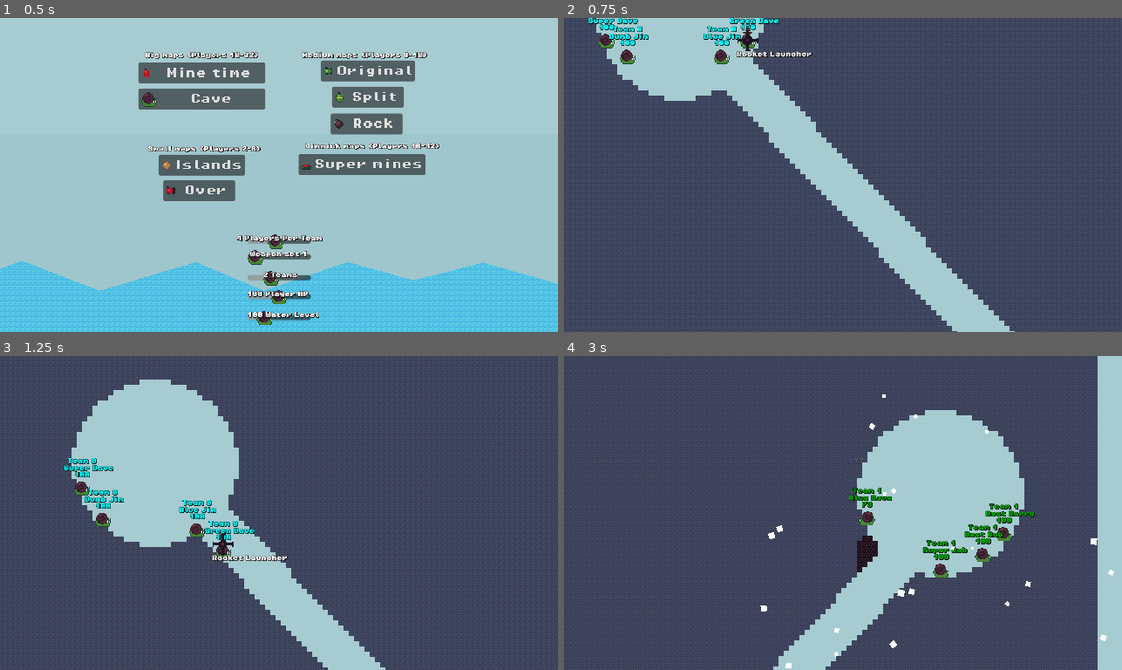
Above: before the commit, frames 1-4 (two rows, left to right).
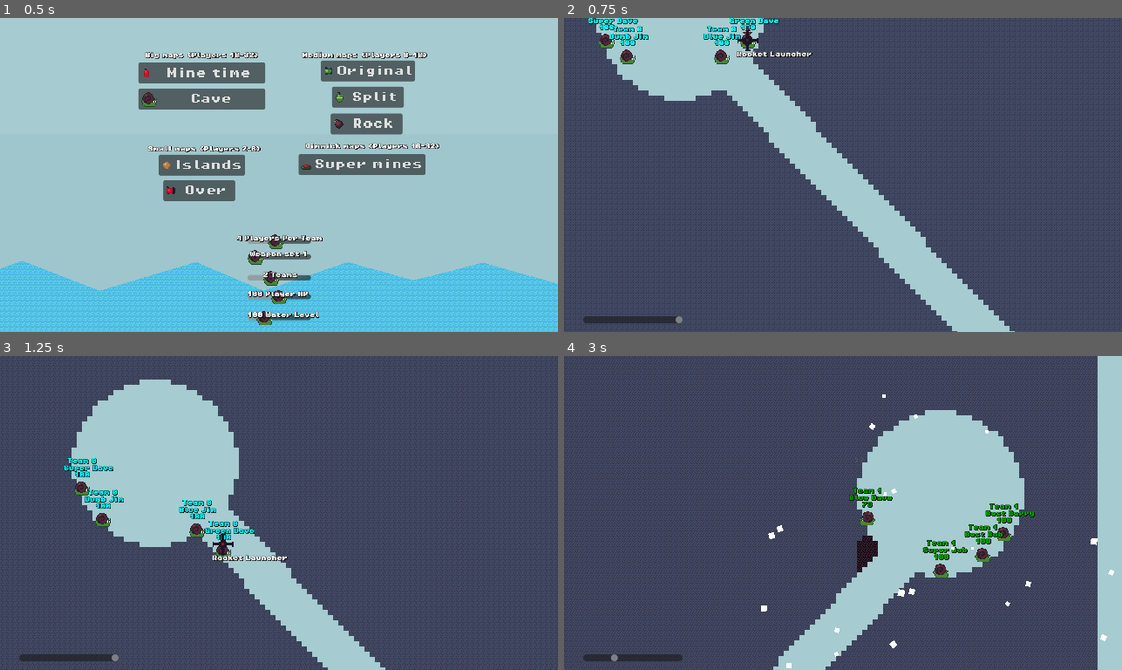
Above: after the commit, the same moments.

Repository: codingbanana21/Snail-Wars
Game: Godot game, scene res://scenes/menu.tscn
Same seed, same stepped clock (60 frames per second), same inputs: the game is played once before the commit and once after it.
Inputs (mouse positions are in pixels of both pictures, inside the frame that each line leads up to):
- Up to frame 1 (0.5 s): no input
- Up to frame 2 (0.75 s): click "Mine time" at 0.5 s
- Up to frame 3 (1.25 s): no input
- Up to frame 4 (3 s): tap Enter (skip) at 1.25 s; move the mouse to (870, 513) at 1.27 s; press the mouse at (870, 513) at 1.28 s; hold D (right) 1.28-2.78 s; tap W (jump) at 1.52, 2.27 s; move the mouse to (815, 513) at 2.02 s; release the mouse at (815, 513) at 2.03 s; tap Mouse wheel down (last_weapon) at 2.1 s; move the mouse to (854, 506) at 2.77 s; hold A (left) from 2.78 s (still down); tap Mouse wheel up (next_weapon) at 2.85 s

Frame 1 is identical in both runs. In frame 2, 0.4% of the frame differs, in the area x 3-22%, y 95-98%; in frame 3, 0.4%; in frame 4, 0.6%, in the area x 3-99%, y 19-100%.

Commit message:
Added wind

Diff:
--- a/maps/game.tscn
+++ b/maps/game.tscn
@@ -124,3 +124,14 @@
 offset_right = 1190.0
 offset_bottom = 686.0
 color = Color(0.6509804, 0.79607844, 0.81960785, 1)
+
+[node name="UI" type="CanvasLayer" parent="." unique_id=1118251134]
+
+[node name="Wind" type="HScrollBar" parent="UI" unique_id=1551639448]
+unique_name_in_owner = true
+offset_left = 22.0
+offset_top = 342.0
+offset_right = 136.0
+offset_bottom = 350.0
+min_value = -5.0
+max_value = 5.0
--- a/projectiles/mine.tscn
+++ b/projectiles/mine.tscn
@@ -17,6 +17,7 @@
 min_speed = 0
 timer = 0.0
 players_projectile = false
+effect_by_wind = false
 
 [node name="Image" parent="." index="0" unique_id=2045045234]
 rotation = -1.5707964
--- a/projectiles/super_mine.tscn
+++ b/projectiles/super_mine.tscn
@@ -18,6 +18,7 @@
 min_speed = 0
 timer = 0.0
 players_projectile = false
+effect_by_wind = false
 
 [node name="Image" parent="." index="0" unique_id=2045045234]
 rotation = -1.5707964
--- a/scripts/Globals.gd
+++ b/scripts/Globals.gd
@@ -6,11 +6,13 @@
 var number_of_teams: int = 2
 var player_hp: int = 100
 var water_level: int = -100
+var wind: int = 0
 var teams_weapons: Array[Array]
 var map: String
 
 
 func next_player(skip_player: bool = false):
+	wind = randi_range(-5,5)
 	Mouse.show()
 
 	if !skip_player:
--- a/scripts/game.gd
+++ b/scripts/game.gd
@@ -4,6 +4,7 @@
 @onready var map: TileMapLayer = $Map
 @onready var image: Sprite2D = $Image
 @onready var water: Polygon2D = $Water
+@onready var wind: HScrollBar = %Wind
 
 
 func _ready() -> void:
@@ -14,6 +15,7 @@
 
 
 func _process(delta: float) -> void:
+	wind.value = Globals.wind
 	water.global_position.y = Globals.water_level
 
 
--- a/scripts/projectile.gd
+++ b/scripts/projectile.gd
@@ -21,6 +21,7 @@
 @export var players_projectile: bool = true
 @export var teleports_player: bool = false
 @export var spawn: bool = false
+@export var effect_by_wind: bool = true
 @export var spawn_type: String = "fragment"
 
 var parent: Player
@@ -65,6 +66,9 @@
 
 	if players_projectile:
 		Mouse.global_position = global_position
+
+	if effect_by_wind:
+		velocity.x += Globals.wind * 16 * delta
 
 	velocity.y += gravity * delta
 	rotation = velocity.angle()
